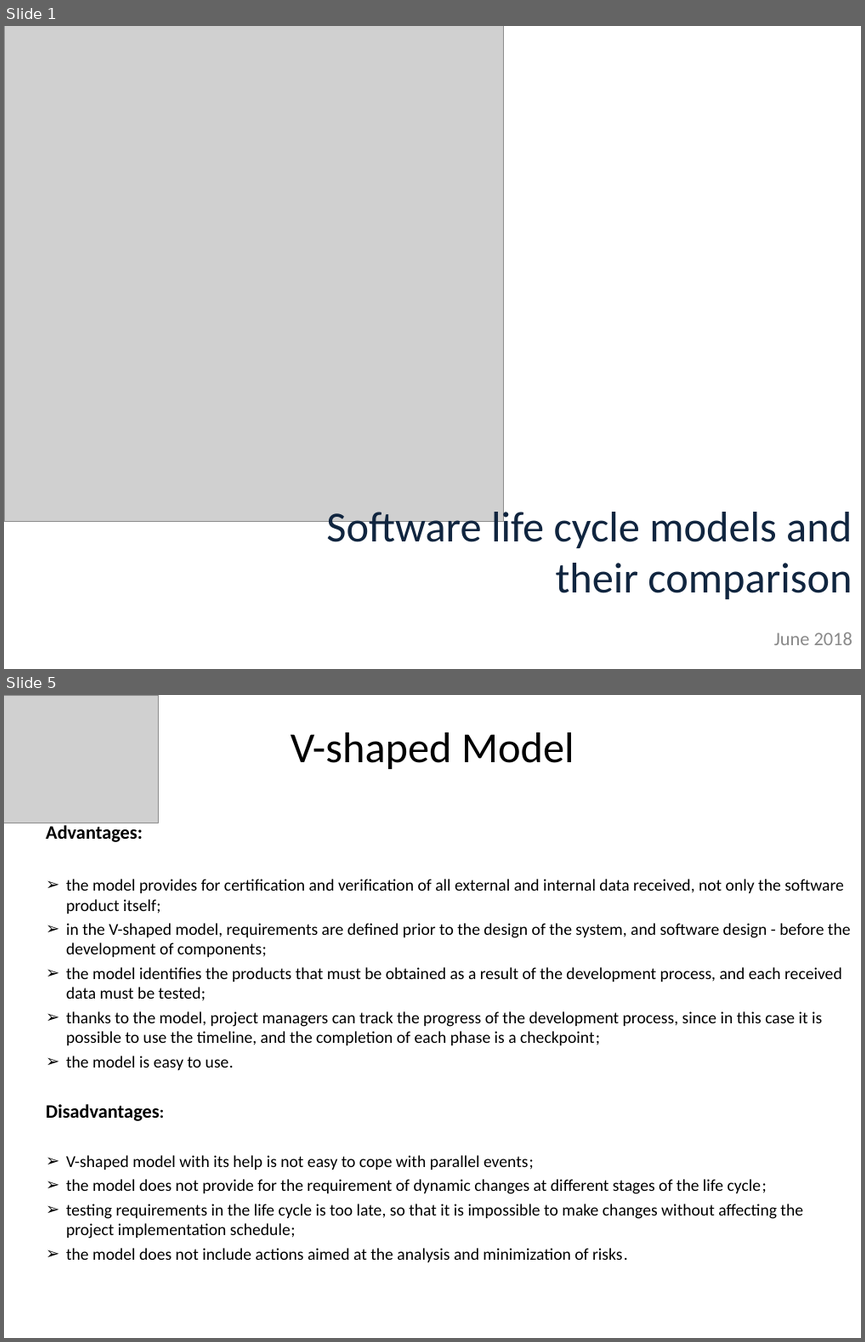
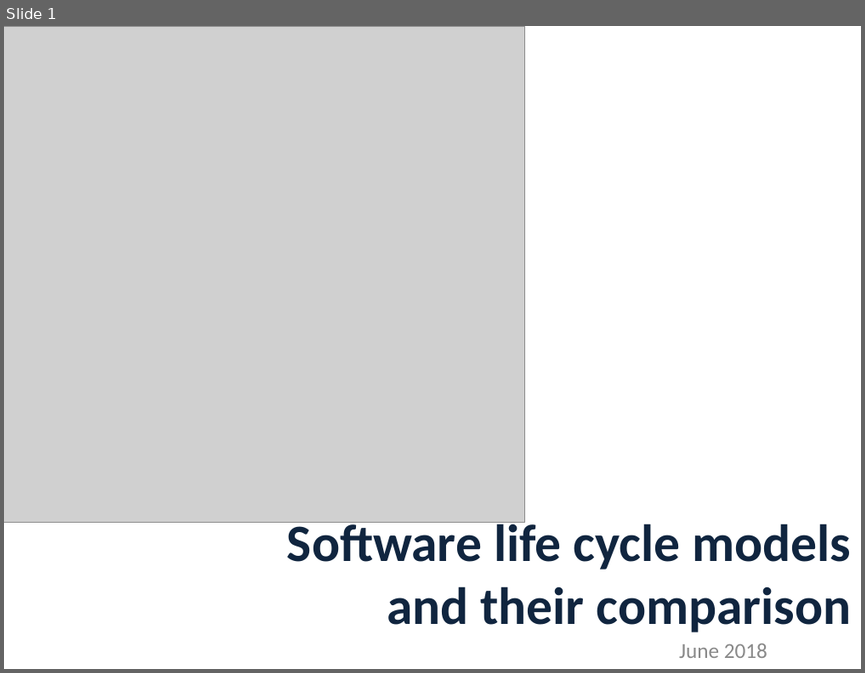
Before and after one commit to Voice77777/QA, a slide deck: 1_lesson/Methodologies_Vladimir_Fedotov.ppt. Shown one above the other, each under a label of ours: slides 1 and 5 before the commit, slide 1 after it; the slides between them are not shown. The pictures are 865x1342 and 865x673 pixels, drawn with LibreOffice and Linux fonts; fonts in the diff are those of the drawing; grey boxes stand for pictures. Boxes give left, top, right and bottom in pixels: in the first picture for what was removed or moved away, otherwise in the second. Text is boxed around its words. In the diff, an @@ line names an element or a change of style, - is before the commit and + after.

```diff
--- a/1_lesson/Methodologies_Vladimir_Fedotov.ppt
+++ b/1_lesson/Methodologies_Vladimir_Fedotov.ppt
@@ slide 5 removed at bbox=[4, 695, 861, 1338], background #FFFFFF @@
@@ picture removed at bbox=[4, 695, 158, 823] @@
@@ title removed at bbox=[290, 732, 574, 769] @@
-V-shaped Model
@@ text removed at bbox=[46, 823, 851, 1262] @@
-Advantages:
-➢ the model provides for certification and verification of all external and internal data received, not only the software product itself;
-➢ in the V-shaped model, requirements are defined prior to the design of the system, and software design - before the development of components;
-➢ the model identifies the products that must be obtained as a result of the development process, and each received data must be tested;
-➢ thanks to the model, project managers can track the progress of the development process, since in this case it is possible to use the timeline, and the completion of each phase is a checkpoint;
-➢ the model is easy to use.
-Disadvantages:
-➢ V-shaped model with its help is not easy to cope with parallel events;
-➢ the model does not provide for the requirement of dynamic changes at different stages of the life cycle;
-➢ testing requirements in the life cycle is too late, so that it is impossible to make changes without affecting the project implementation schedule;
-➢ the model does not include actions aimed at the analysis and minimization of risks.
@@ slide 1 changed as well @@
@@ picture: place and size @@
-picture at bbox=[4, 26, 504, 522]
+picture at bbox=[4, 27, 524, 522]
@@ title "Software life cycle models and ...": place and size @@
-title "Software life cycle models and ..." at bbox=[326, 505, 851, 599]
+title "Software life cycle models and ..." at bbox=[287, 517, 851, 632]
@@ title "Software life cycle models and ..." at bbox=[287, 517, 851, 632]: size 36 to 44 pt, bold on @@
@@ subtitle "June 2018": place and size @@
-subtitle "June 2018" at bbox=[774, 632, 852, 645]
+subtitle "June 2018" at bbox=[679, 643, 767, 658]
@@ subtitle "June 2018" at bbox=[679, 643, 767, 658]: size 16 to 18 pt; line spacing 1 to 0.8 @@
```
Also in this commit, not shown: 3 other slides changed, 7 slides added, 2 other slides removed, 1 other file.
